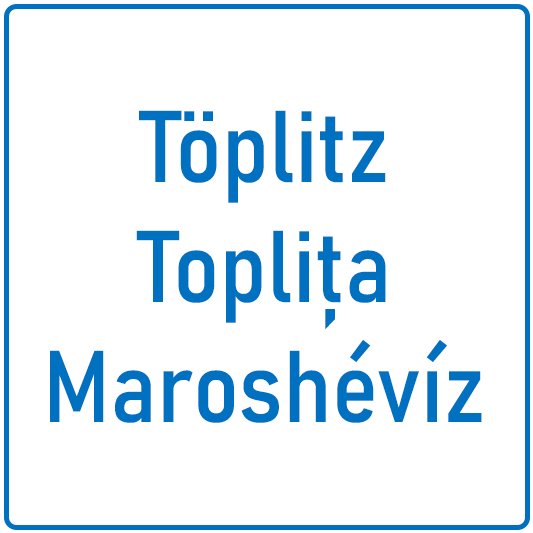
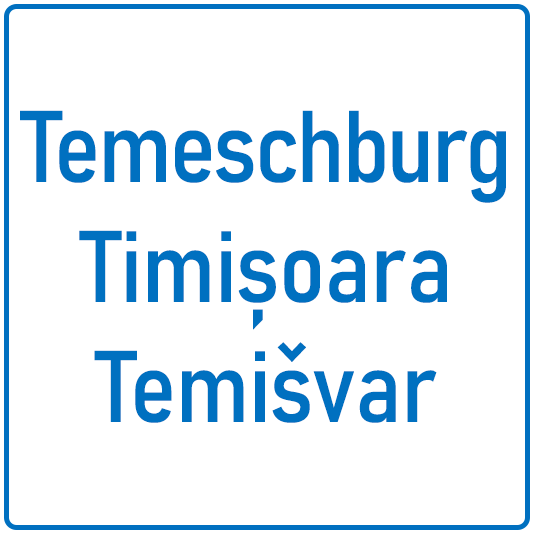
Comparing the layer stacks of the two w=533, h=533 images. Changes:
renamed "Töplitz Toplița Maroshévíz" to "Temeschburg Timișoara Temišvar", painted on it over [20, 110, 506, 423]
